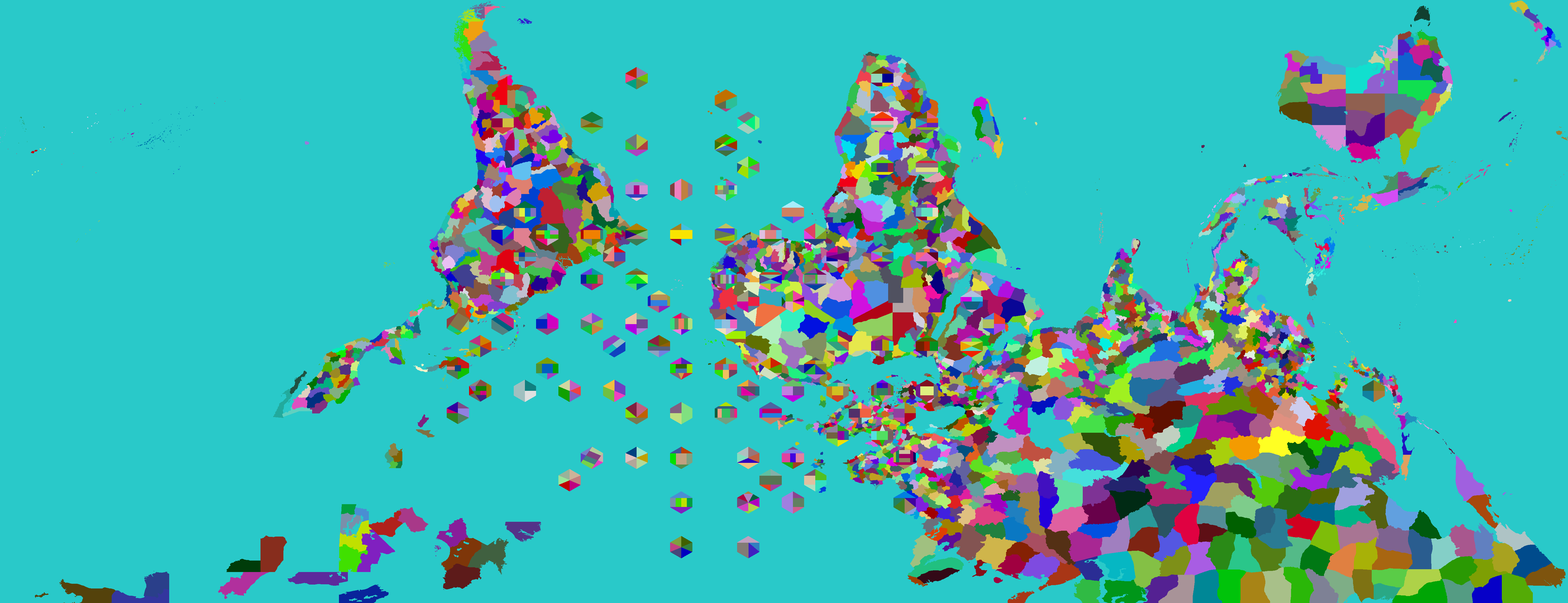
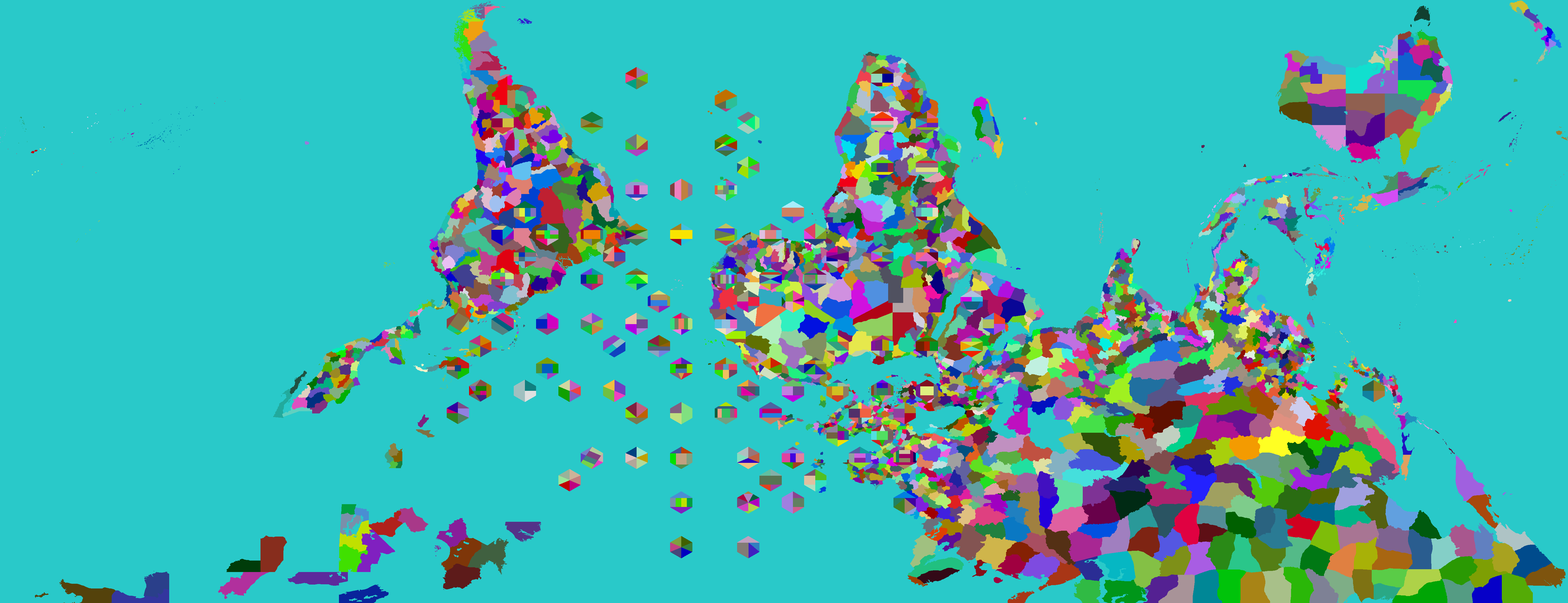
Two versions of the same layered image (1568 × 603). Layer-by-layer changes:
painted on "Provinces" over (848, 433, 887, 470)
